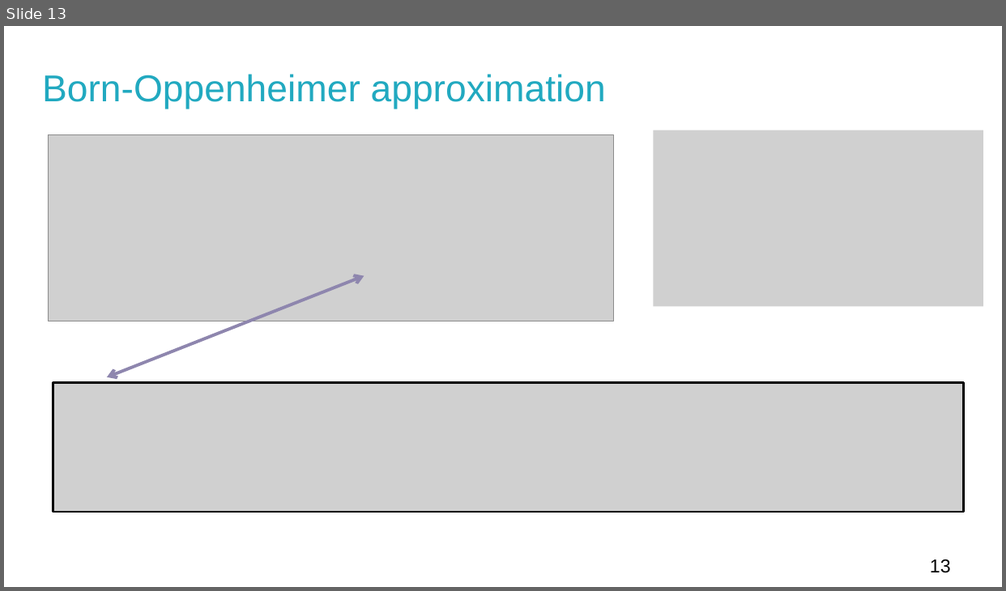
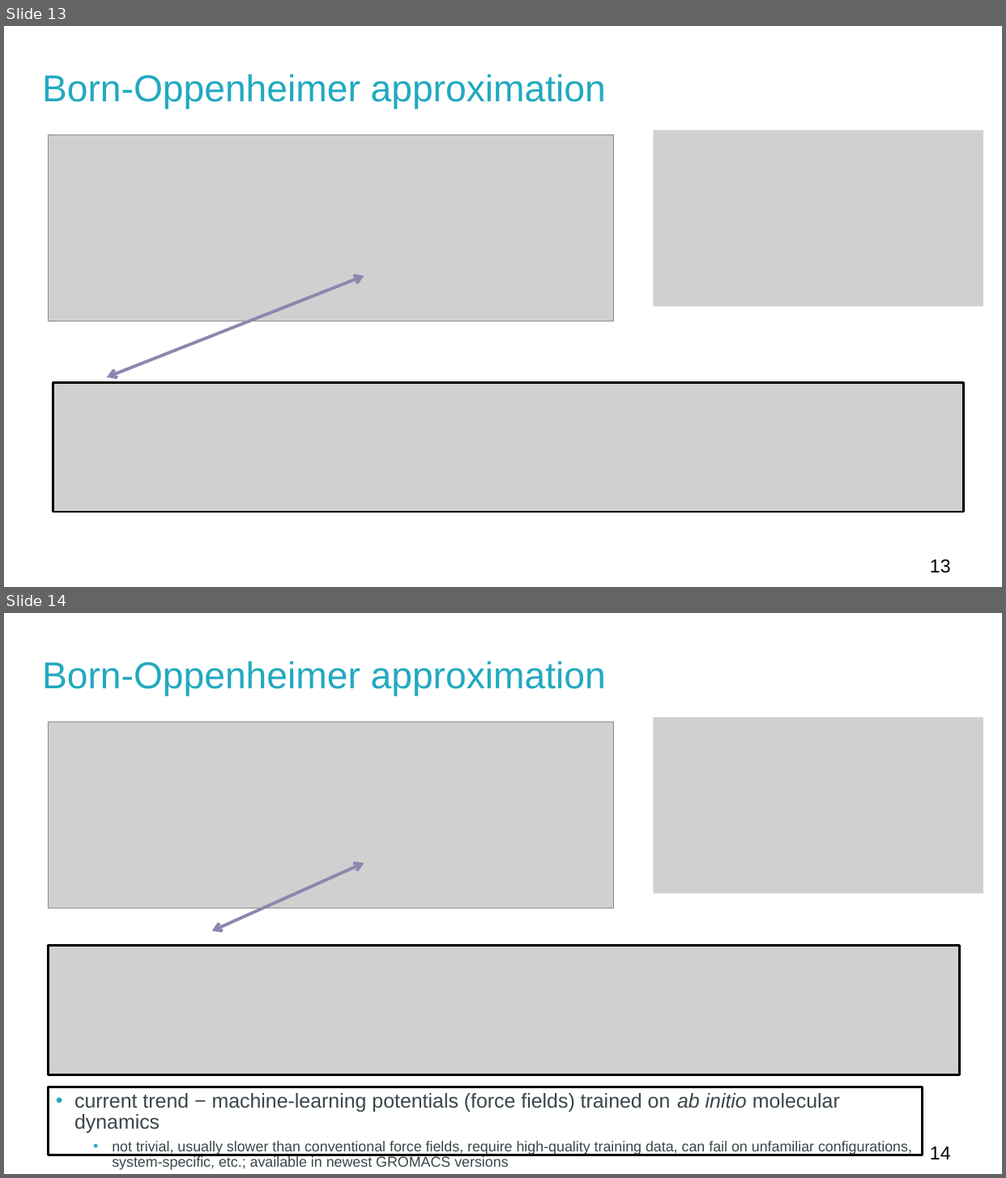
Before and after one commit to VachaLab/C9555, a slide deck: week05/week05.pptx. Shown one above the other, each under a label of ours: slide 13 before the commit, slides 13 and 14 after it. The pictures are 1006x591 and 1006x1178 pixels, drawn with LibreOffice and Linux fonts; fonts in the diff are those of the drawing; grey boxes stand for pictures. Boxes give left, top, right and bottom in pixels: in the first picture for what was removed or moved away, otherwise in the second. Text is boxed around its words. In the diff, an @@ line names an element or a change of style, - is before the commit and + after.

```diff
--- a/week05/week05.pptx
+++ b/week05/week05.pptx
@@ slide 14 added at (4,613,1002,1174), background #FFFFFF @@
@@ title added at (42,661,606,696), 36 pt, text #21A9C0 @@
+Born-Oppenheimer approximation
@@ picture added at (49,722,613,908) @@
@@ picture added at (653,717,983,894) @@
@@ double arrow added from (364, 863) to (212, 931), #8E86AE 3 pt @@
@@ picture added at (49,945,959,1075) @@
@@ rectangle added at (49,1087,923,1155), outline #000000 2.25 pt, 13.9 pt, text #39464A @@
+• current trend − machine-learning potentials (force fields) trained on ab initio molecular dynamics
+  • not trivial, usually slower than conventional force fields, require high-quality training data, can fail on unfamiliar configurations, system-specific, etc.; available in newest GROMACS versions
@@ page number added at (930,1147,951,1160), 18 pt, text #000000 @@
+14
```
Also in this commit, not shown: 1 slide changed, 2 other files.
